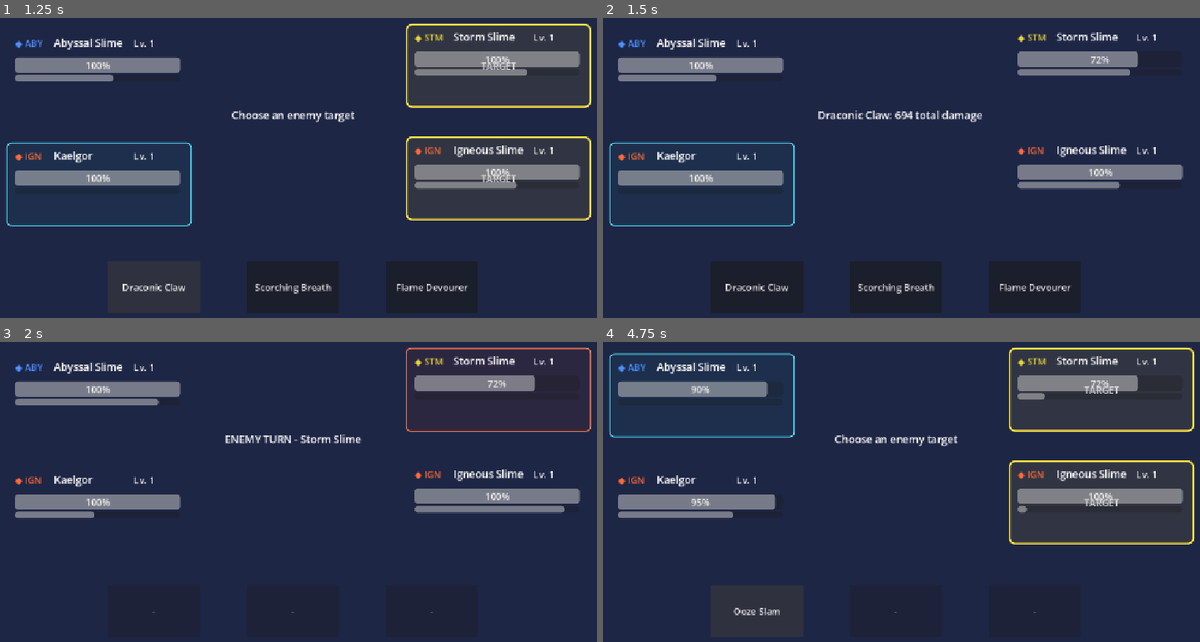
Above: before the commit, frames 1-4 (two rows, left to right).
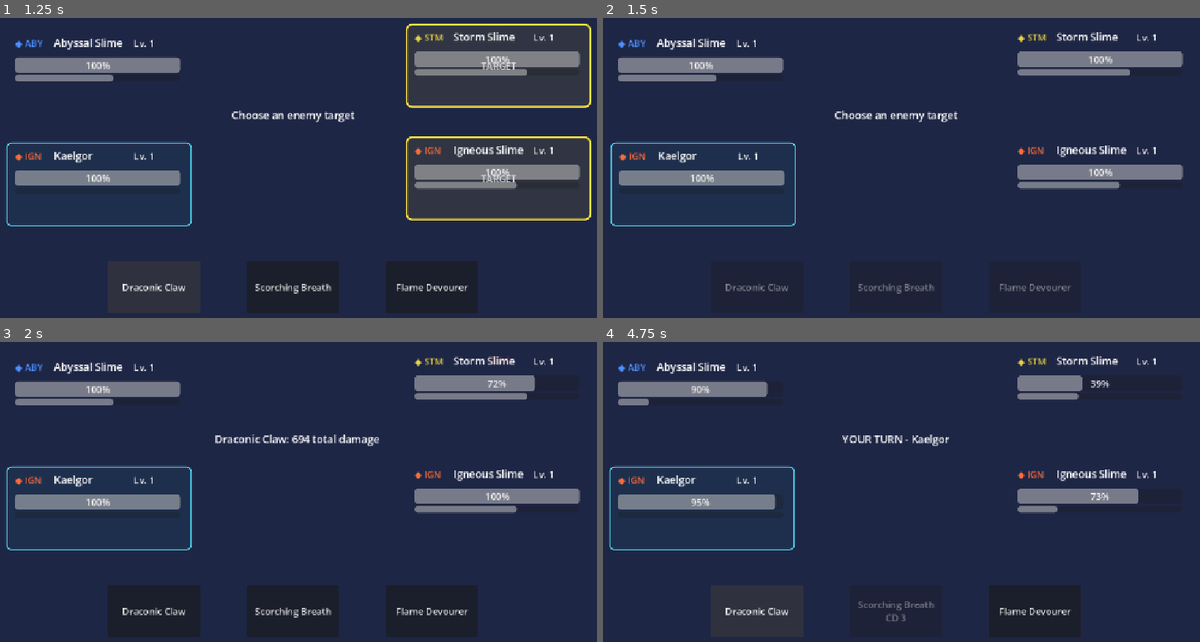
Above: after the commit, the same moments.

Repository: Akharyuu/monster-rpg
Game: Godot game, scene res://scenes/battle/battle_screen.tscn
Two runs of this game, one before a commit and one after it. Both use one fixed random seed, a clock stepped at 60 frames per second and the inputs below.
Inputs (mouse positions are in pixels of both pictures, inside the frame that each line leads up to):
- Up to frame 1 (1.25 s): click "Draconic Claw" at 0.5 s
- Up to frame 2 (1.5 s): click "TARGET" at 1.25 s
- Up to frame 3 (2 s): no input
- Up to frame 4 (4.75 s): click (895, 612) at 2 s, where only the run after the commit has a clickable "Scorching Breath"; click (758, 612) at 3.5 s, where only the run after the commit has a clickable "Ooze Slam"; click "Ooze Slam" at 4.25 s

Frame 1 is identical in both runs. In frame 2, 2.0% of the frame differs, in the area x 1-98%, y 11-92%; in frame 3, 3.3%; in frame 4, 5.5%, in the area x 1-100%, y 1-94%.
Error after the commit: Trying to call an async function without "await". (res://scenes/battle/battle_screen.gd:346)

Commit message:
Play attack and damage feedback during combat

Diff:
--- a/godot/scenes/battle/battle_screen.gd
+++ b/godot/scenes/battle/battle_screen.gd
@@ -112,6 +112,17 @@
 
         update_battle_ui()
 
+        var dot_hud = get_hud_for_monster(
+            battle_controller.active_monster
+        )
+
+        if dot_hud != null:
+            await dot_hud.play_damage_feedback(
+                int(dot_result["damage"]),
+                false,
+                true
+            )
+
         if not battle_controller.active_monster.is_alive():
             await get_tree().create_timer(0.5).timeout
             battle_controller.clear_active_monster()
@@ -194,6 +205,12 @@
     disable_skill_buttons()
     set_target_selection(false)
 
+    var attacker = battle_controller.active_monster
+    var attacker_hud = get_hud_for_monster(attacker)
+
+    if attacker_hud != null:
+        await attacker_hud.play_attack_feedback()
+
     var result: Dictionary = (
         battle_controller.execute_active_skill(
             skill,
@@ -202,6 +219,7 @@
     )
 
     update_battle_ui()
+    await play_result_feedback(result)
 
     turn_label.text = "%s: %d total damage" % [
         skill.skill_name,
@@ -243,12 +261,22 @@
     if skill == null or target == null:
         return
 
+    var attacker_hud = get_hud_for_monster(
+        battle_controller.active_monster
+    )
+
+    if attacker_hud != null:
+        await attacker_hud.play_attack_feedback()
+
     var result: Dictionary = (
         battle_controller.execute_active_skill(
             skill,
             [target]
         )
     )
+
+    update_battle_ui()
+    await play_result_feedback(result)
 
     turn_label.text = "%s hits %s for %d" % [
         battle_controller.active_monster.monster_name,
@@ -281,6 +309,50 @@
 
 func _on_skill_3_button_pressed() -> void:
     request_player_skill(3)
+
+
+func get_hud_for_monster(monster):
+    var ally_index: int = allies.find(monster)
+
+    if ally_index >= 0 and ally_index < ally_huds.size():
+        return ally_huds[ally_index]
+
+    var enemy_index: int = enemies.find(monster)
+
+    if enemy_index >= 0 and enemy_index < enemy_huds.size():
+        return enemy_huds[enemy_index]
+
+    return null
+
+
+func play_result_feedback(result: Dictionary) -> void:
+    var target_results: Array = result.get(
+        "target_results",
+        []
+    )
+
+    if target_results.is_empty():
+        return
+
+    var animations: Array = []
+
+    for target_result in target_results:
+        var target = target_result["target"]
+        var hud = get_hud_for_monster(target)
+
+        if hud == null:
+            continue
+
+        animations.append(
+            hud.play_damage_feedback(
+                int(target_result["damage"]),
+                int(target_result["critical_hits"]) > 0,
+                false
+            )
+        )
+
+    for animation in animations:
+        await animation
 
 
 func update_battle_ui() -> void:
